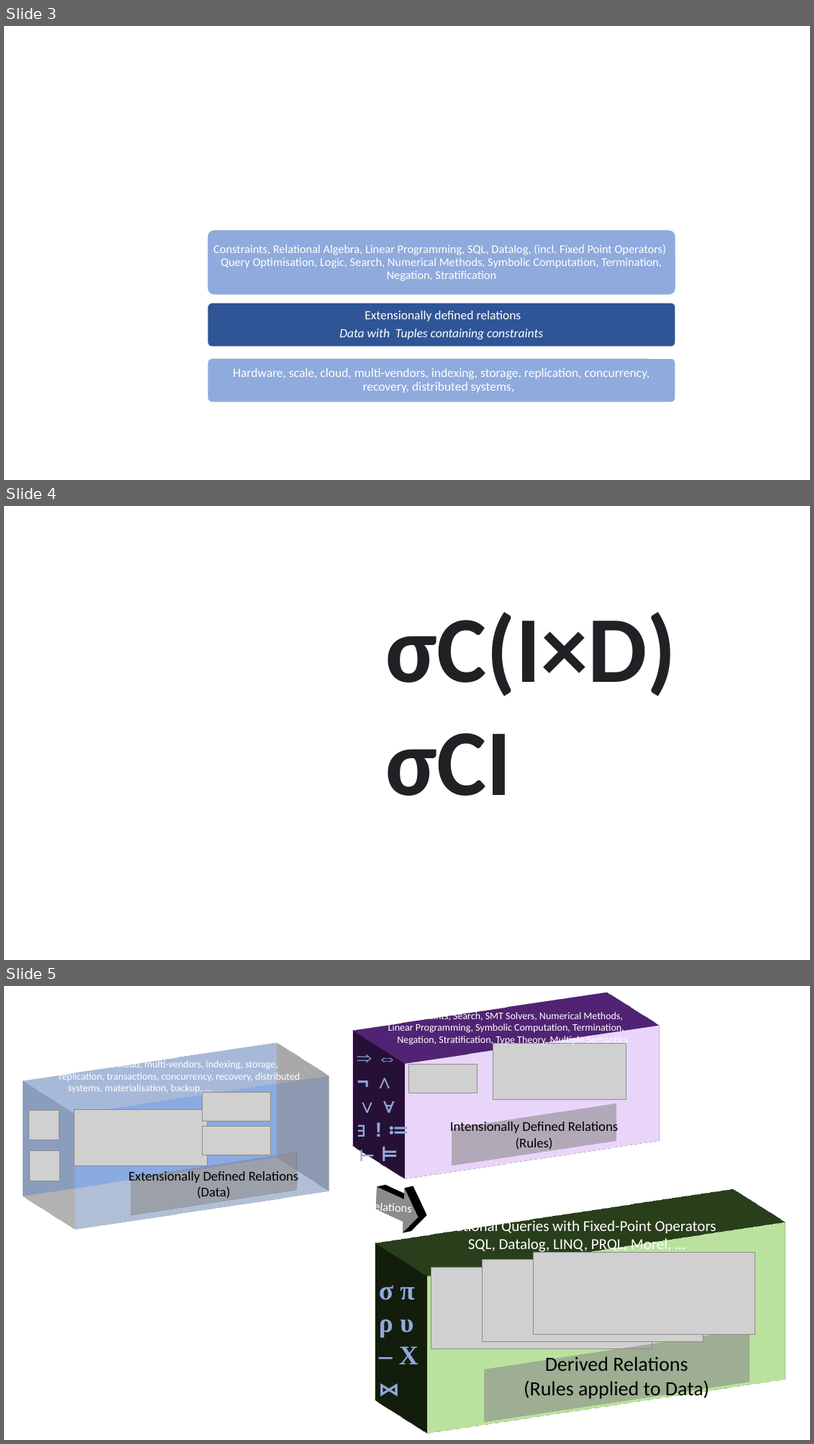
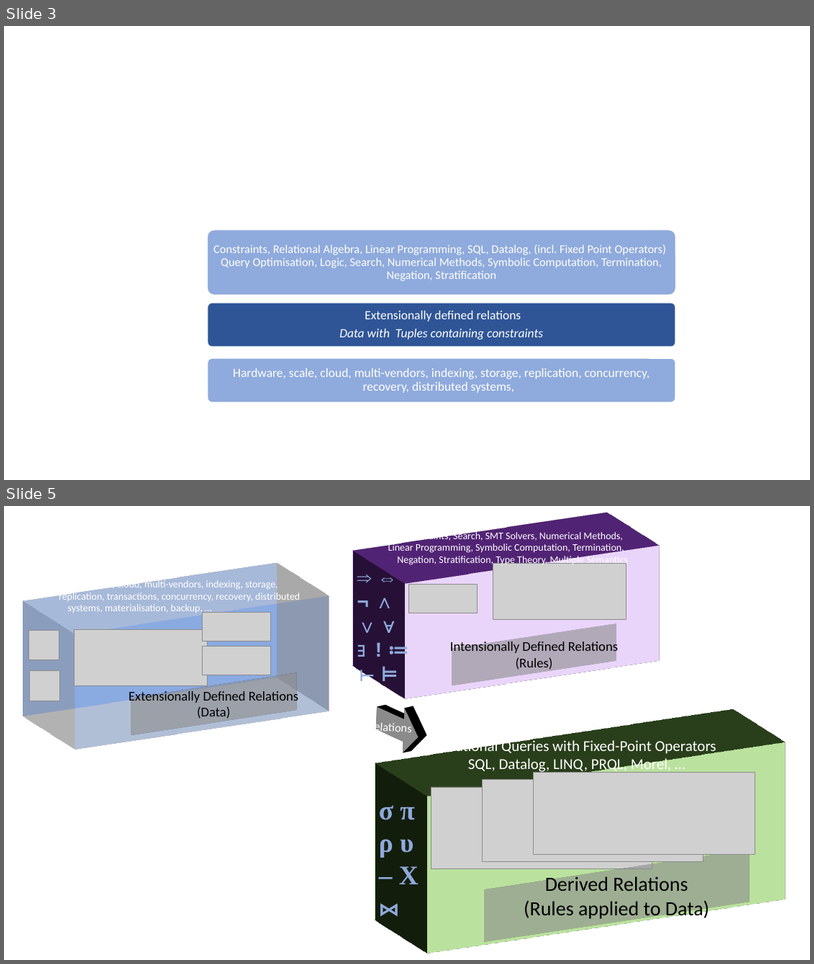
Before and after one commit to DavidPratten/jetisu, a slide deck: images/src/jetisu diagrams.pptx. Shown one above the other, each under a label of ours: slides 3, 4 and 5 before the commit, slides 3 and 5 after it; the slides between them are not shown. The pictures are 814x1444 and 814x964 pixels, drawn with LibreOffice and Linux fonts; fonts in the diff are those of the drawing; grey boxes stand for pictures. Boxes give left, top, right and bottom in pixels: in the first picture for what was removed or moved away, otherwise in the second. Text is boxed around its words. In the diff, an @@ line names an element or a change of style, - is before the commit and + after.

```diff
--- a/images/src/jetisu diagrams.pptx
+++ b/images/src/jetisu diagrams.pptx
@@ slide 4 removed at (4, 506, 810, 960), background #FFFFFF @@
@@ text removed at (386, 612, 677, 795) @@
-σC(I×D)
-σCI
```
Also in this commit, not shown: 1 slide changed, 1 slide added.
